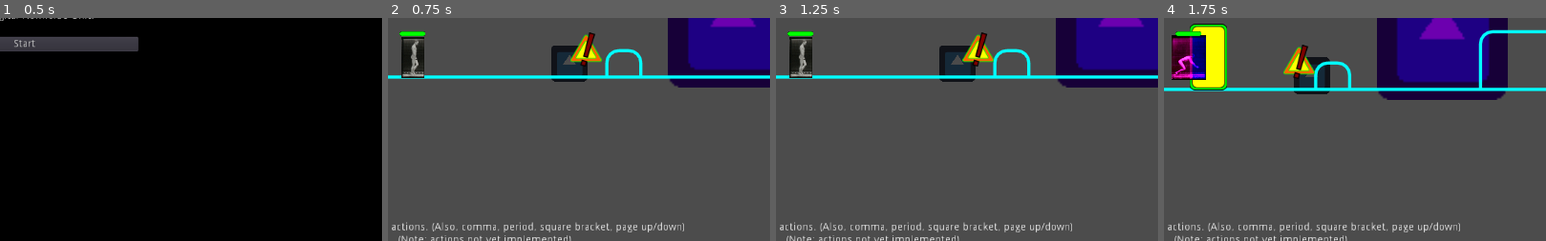
Above: before the commit, frames 1-4 (left to right).
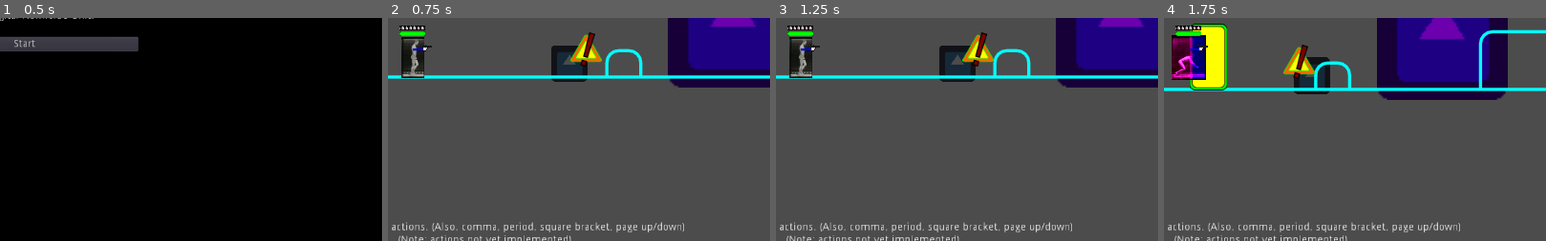
Above: after the commit, the same moments.

Repository: godot-wildlings/cyberpunk-jam-2019
Game: Godot game, scene res://Main.tscn
Same seed, same stepped clock (60 frames per second), same inputs: the game is played once before the commit and once after it. The engine's default icon, where the game draws it, is replaced by a stand-in: a white triangle on a blue panel in a dark square.
Inputs:
- Up to frame 1 (0.5 s): no input
- Up to frame 2 (0.75 s): click "Start" at 0.5 s
- Up to frame 3 (1.25 s): no input
- Up to frame 4 (1.75 s): tap Enter at 1.25 s; hold D (mv_right) from 1.28 s (still down); tap F (action_selected) at 1.35 s; tap Space (jump) at 1.52, 1.55 s
The pictures show only the part of the screen within x 47-97%, y 41-91%; the shares and areas given below are measured in that part.

Frame 1 is identical in both runs. In frame 2, 0.2% of the frame differs, in the area x 3-12%, y 3-15%; in frame 3, 0.2%; in frame 4, 0.2%.

Commit message:
Added gun and some noises

Diff:
--- /dev/null
+++ b/Bullet.gd
@@ -0,0 +1,44 @@
+extends Area2D
+
+# Declare member variables here. Examples:
+var speed : float = 400.0
+var velocity
+#var direction : int = 1
+var ticks : int = 0
+export (Game.damage_types) var damage_type = Game.damage_types.physical
+export var damage : float = 25.0
+
+enum states { active, dead }
+var state = states.active
+
+# Called when the node enters the scene tree for the first time.
+func _ready():
+	pass
+
+func start(pos, vel, rot):
+	set_as_toplevel(true)
+	set_global_position(pos)
+	velocity = vel
+	speed = vel.length()
+	set_global_rotation(rot)
+	$AnimationPlayer.play("shoot") # muzzle flash
+
+func _process(delta):
+	ticks += 1
+	if ticks > 1:
+		set_global_position(get_global_position() + velocity * delta)
+
+func die():
+	call_deferred("queue_free")
+
+func _on_Bullet_body_entered(body):
+	if ticks > 1 and state == states.active:
+		if body.has_method("hit"):
+			body.hit(damage, damage_type)
+			state = states.dead
+			die()
+		else: # hit a wall
+			$ThudNoise.play()
+			$Sprite.hide()
+			yield($ThudNoise, "finished")
+			die()
--- a/Enemy.gd
+++ b/Enemy.gd
@@ -15,6 +15,20 @@
 
 enum melee_weapon_states { reloading, ready }
 var melee_weapon_state = melee_weapon_states.reloading
+
+export var max_health : float = 50.0
+var health : float = max_health
+
+#warning-ignore:unused_class_variable
+var damage_types = Game.damage_types
+export var damage_reduction : Dictionary = { # zero to one
+		damage_types.physical : 0,
+		damage_types.electrical : 0,
+		damage_types.fire : 0,
+		damage_types.acid : 0,
+		damage_types.poison : 0,
+		damage_types.cold : 0
+}
 
 # Called when the node enters the scene tree for the first time.
 func _ready():
@@ -51,3 +65,20 @@
 
 func _on_ReloadTimer_timeout():
 	melee_weapon_state = melee_weapon_states.ready
+
+func hit(damage, damage_type):
+	$AnimationPlayer.play("hit")
+	var hits = $SFX/hits.get_children()
+	var rand_hit = hits[randi()%$SFX/hits.get_child_count()]
+	rand_hit.play()
+	health -= damage * (1-damage_reduction[damage_type])
+	if health <= 0:
+		die()
+
+func die():
+	state = states.dead
+
+	$AnimationPlayer.play("die")
+	yield($AnimationPlayer, "animation_finished")
+
+	call_deferred("queue_free")
--- a/Game.gd
+++ b/Game.gd
@@ -17,6 +17,7 @@
 	cold
 }
 
+#warning-ignore:unused_class_variable
 var damage_type_names : Dictionary = {
 	damage_types.physical : "physical",
 	damage_types.fire : "fire",
--- a/NPCs/Enemies/Enemy.tscn
+++ b/NPCs/Enemies/Enemy.tscn
@@ -1,10 +1,45 @@
-[gd_scene load_steps=4 format=2]
+[gd_scene load_steps=8 format=2]
 
 [ext_resource path="res://Enemy.gd" type="Script" id=1]
 [ext_resource path="res://NPCs/Enemies/warning.png" type="Texture" id=2]
+[ext_resource path="res://NPCs/Enemies/oof.wav" type="AudioStream" id=3]
+[ext_resource path="res://NPCs/Enemies/ow.wav" type="AudioStream" id=4]
 
 [sub_resource type="RectangleShape2D" id=1]
 extents = Vector2( 22.4294, 25.1545 )
+
+[sub_resource type="Animation" id=3]
+resource_name = "die"
+length = 0.5
+tracks/0/type = "value"
+tracks/0/path = NodePath("Sprite:rotation_degrees")
+tracks/0/interp = 1
+tracks/0/loop_wrap = true
+tracks/0/imported = false
+tracks/0/enabled = true
+tracks/0/keys = {
+"times": PoolRealArray( 0, 0.2 ),
+"transitions": PoolRealArray( 1, 1 ),
+"update": 0,
+"values": [ 0.0, 90.0 ]
+}
+
+[sub_resource type="Animation" id=2]
+resource_name = "hit"
+length = 0.3
+step = 0.05
+tracks/0/type = "value"
+tracks/0/path = NodePath("Sprite:self_modulate")
+tracks/0/interp = 1
+tracks/0/loop_wrap = true
+tracks/0/imported = false
+tracks/0/enabled = true
+tracks/0/keys = {
+"times": PoolRealArray( 0, 0.05, 0.25, 0.3 ),
+"transitions": PoolRealArray( 1, 1, 1, 1 ),
+"update": 0,
+"values": [ Color( 1, 1, 1, 1 ), Color( 1, 0, 0, 1 ), Color( 1, 0, 0, 1 ), Color( 1, 1, 1, 1 ) ]
+}
 
 [node name="Enemy" type="KinematicBody2D"]
 collision_layer = 2
@@ -21,5 +56,19 @@
 one_shot = true
 
 [node name="ReloadTimer" type="Timer" parent="."]
+
+[node name="AnimationPlayer" type="AnimationPlayer" parent="."]
+anims/die = SubResource( 3 )
+anims/hit = SubResource( 2 )
+
+[node name="SFX" type="Node2D" parent="."]
+
+[node name="hits" type="Node2D" parent="SFX"]
+
+[node name="OofNoise" type="AudioStreamPlayer2D" parent="SFX/hits"]
+stream = ExtResource( 3 )
+
+[node name="OwNoise" type="AudioStreamPlayer2D" parent="SFX/hits"]
+stream = ExtResource( 4 )
 [connection signal="timeout" from="DecisionTimer" to="." method="_on_DecisionTimer_timeout"]
 [connection signal="timeout" from="ReloadTimer" to="." method="_on_ReloadTimer_timeout"]
--- a/Player/Player.gd
+++ b/Player/Player.gd
@@ -58,8 +58,8 @@
 var max_health : float = 100.0
 var health : float = max_health
 
-var max_ammo : int = 100
-var ammo : int = max_ammo
+var max_ammo : float = 16
+var ammo : float = max_ammo
 
 var damage_types = Game.damage_types
 var damage_reduction : Dictionary = { # zero to one
@@ -131,6 +131,8 @@
 		flip = true
 	for sprite in sprites:
 		sprite.set_flip_h(flip)
+
+	$Gun.set_scale(Vector2(abs($Gun.get_scale().x) * direction, $Gun.get_scale().y))
 
 func land():
 	jump_num = 0
@@ -238,6 +240,18 @@
 	elif actions[action_num] == "knock":
 		print("knock")
 
+	elif actions[action_num] == "shoot":
+		shoot()
+
+func shoot():
+	if ammo > 0:
+		if has_node("Gun") and get_node("Gun").has_method("shoot"):
+			get_node("Gun").shoot()
+			ammo -= 1
+			$AmmoBar.set_value(ammo/max_ammo * 100)
+
+
+
 
 func interact_with_object(object):
 	if object.has_method("interact"):
@@ -254,6 +268,7 @@
 		time_of_jump = time_elapsed
 		modulate_sprites(Color.magenta + Color(0.5, 0.5, 0.5))
 		animation_player.play("jump")
+		$SFX/huNoise.play()
 		jump_velocity = Vector2.UP * jump_speed
 
 func climb(): # switch to a higher platform
@@ -263,6 +278,7 @@
 	ray.position = Vector2.UP * character_height/2
 	ray.set_cast_to(Vector2.UP * distance_between_platforms)
 	if ray.is_colliding() and ray.get_collider() is StaticBody2D:
+		$SFX/hooahNoise.play()
 		move_to_platform(ray.get_collider())
 
 func drop(): # switch to a lower platform
@@ -280,6 +296,7 @@
 		var distance_between_platforms = 150
 		ray.set_cast_to(Vector2.DOWN * distance_between_platforms)
 		if ray.is_colliding() and ray.get_collider() is StaticBody2D:
+			$SFX/huhNoise.play()
 			move_to_platform(ray.get_collider())
 
 func move_to_platform(platform):
@@ -326,6 +343,7 @@
 
 func add_ammo(amount: int):
 	ammo = min(ammo + amount, max_ammo)
+	$AmmoBar.set_value(ammo/max_ammo * 100)
 
 func _on_HitstunTimer_timeout():
 	modulate_sprites(Color.white)
--- a/Player/Player.tscn
+++ b/Player/Player.tscn
@@ -7,6 +7,12 @@
 [ext_resource path="res://Player/PlayerHUD.tscn" type="PackedScene" id=5]
 [ext_resource path="res://Player/health-red.png" type="Texture" id=6]
 [ext_resource path="res://Player/health-green.png" type="Texture" id=7]
+[ext_resource path="res://Player/ammo_back.png" type="Texture" id=8]
+[ext_resource path="res://Player/ammo_front.png" type="Texture" id=9]
+[ext_resource path="res://Weapons/PlayerGun.tscn" type="PackedScene" id=10]
+[ext_resource path="res://Player/hooah.wav" type="AudioStream" id=11]
+[ext_resource path="res://Player/huh.wav" type="AudioStream" id=12]
+[ext_resource path="res://Player/hu.wav" type="AudioStream" id=13]
 
 [sub_resource type="RectangleShape2D" id=1]
 extents = Vector2( 17.9254, 18.9475 )
@@ -341,4 +347,29 @@
 value = 100.0
 texture_under = ExtResource( 6 )
 texture_progress = ExtResource( 7 )
+
+[node name="AmmoBar" type="TextureProgress" parent="."]
+margin_left = -17.6665
+margin_top = -42.7376
+margin_right = 204.333
+margin_bottom = 6.26243
+rect_scale = Vector2( 0.157489, 0.131796 )
+value = 100.0
+texture_under = ExtResource( 8 )
+texture_progress = ExtResource( 9 )
+
+[node name="Gun" parent="." instance=ExtResource( 10 )]
+position = Vector2( 1.41703, -10.9583 )
+scale = Vector2( 0.140732, 0.140732 )
+
+[node name="SFX" type="Node2D" parent="."]
+
+[node name="hooahNoise" type="AudioStreamPlayer2D" parent="SFX"]
+stream = ExtResource( 11 )
+
+[node name="huhNoise" type="AudioStreamPlayer2D" parent="SFX"]
+stream = ExtResource( 12 )
+
+[node name="huNoise" type="AudioStreamPlayer2D" parent="SFX"]
+stream = ExtResource( 13 )
 [connection signal="timeout" from="HitstunTimer" to="." method="_on_HitstunTimer_timeout"]
--- a/Player/PlayerHUD.gd
+++ b/Player/PlayerHUD.gd
@@ -7,7 +7,7 @@
 func _ready():
 	action_labels = $Actions.get_children()
 
-# Called every frame. 'delta' is the elapsed time since the previous frame.
+#warning-ignore:unused_argument
 func _process(delta):
 	for label in action_labels:
 		if label == action_labels[Game.player.current_action]:
--- /dev/null
+++ b/Projectiles/Bullet.tscn
@@ -0,0 +1,44 @@
+[gd_scene load_steps=6 format=2]
+
+[ext_resource path="res://Bullet.gd" type="Script" id=1]
+[ext_resource path="res://Projectiles/bullet.png" type="Texture" id=2]
+[ext_resource path="res://Projectiles/thud.wav" type="AudioStream" id=3]
+
+[sub_resource type="RectangleShape2D" id=2]
+extents = Vector2( 47.3791, 7.26207 )
+
+[sub_resource type="Animation" id=1]
+resource_name = "shoot"
+length = 0.2
+tracks/0/type = "value"
+tracks/0/path = NodePath("Sprite:frame")
+tracks/0/interp = 1
+tracks/0/loop_wrap = true
+tracks/0/imported = false
+tracks/0/enabled = true
+tracks/0/keys = {
+"times": PoolRealArray( 0, 0.1 ),
+"transitions": PoolRealArray( 1, 1 ),
+"update": 1,
+"values": [ 0, 1 ]
+}
+
+[node name="Bullet" type="Area2D"]
+scale = Vector2( 0.5, 0.5 )
+script = ExtResource( 1 )
+
+[node name="Sprite" type="Sprite" parent="."]
+position = Vector2( -0.514053, -2.82727 )
+texture = ExtResource( 2 )
+hframes = 2
+frame = 1
+
+[node name="CollisionShape2D" type="CollisionShape2D" parent="."]
+shape = SubResource( 2 )
+
+[node name="AnimationPlayer" type="AnimationPlayer" parent="."]
+anims/shoot = SubResource( 1 )
+
+[node name="ThudNoise" type="AudioStreamPlayer2D" parent="."]
+stream = ExtResource( 3 )
+[connection signal="body_entered" from="." to="." method="_on_Bullet_body_entered"]
--- a/Scenery/Door.tscn
+++ b/Scenery/Door.tscn
@@ -36,8 +36,7 @@
 "values": [ Color( 1, 1, 1, 1 ), Color( 1, 1, 1, 0 ) ]
 }
 
-[sub_resource type="Animation" id=1]
-resource_name = "interact"
+[sub_resource type="Animation" id=3]
 length = 0.6
 tracks/0/type = "value"
 tracks/0/path = NodePath("InteractionSprite:visible")
@@ -52,8 +51,7 @@
 "values": [ false, true, true, false ]
 }
 
-[sub_resource type="Animation" id=2]
-resource_name = "reveal"
+[sub_resource type="Animation" id=4]
 tracks/0/type = "value"
 tracks/0/path = NodePath("Sprite:visible")
 tracks/0/interp = 1
@@ -79,8 +77,7 @@
 "values": [ Color( 1, 1, 1, 0 ), Color( 1, 1, 1, 1 ), Color( 1, 1, 1, 1 ), Color( 1, 1, 1, 0 ) ]
 }
 
-[sub_resource type="Animation" id=4]
-resource_name = "show"
+[sub_resource type="Animation" id=5]
 length = 0.5
 tracks/0/type = "value"
 tracks/0/path = NodePath("Sprite:visible")
@@ -130,13 +127,13 @@
 texture = ExtResource( 3 )
 
 [node name="CollisionShape2D" type="CollisionShape2D" parent="."]
-shape = SubResource( 5 )
+shape = SubResource( 1 )
 
 [node name="AnimationPlayer" type="AnimationPlayer" parent="."]
-anims/hide = SubResource( 3 )
-anims/interact = SubResource( 1 )
-anims/reveal = SubResource( 2 )
-anims/show = SubResource( 4 )
+anims/hide = SubResource( 2 )
+anims/interact = SubResource( 3 )
+anims/reveal = SubResource( 4 )
+anims/show = SubResource( 5 )
 
 [node name="InteractionSprite" type="Sprite" parent="."]
 visible = false
--- a/Scenery/InteractiveObject.gd
+++ b/Scenery/InteractiveObject.gd
@@ -16,7 +16,9 @@
 	connect_signals()
 
 func connect_signals():
+	#warning-ignore:return_value_discarded
 	connect("body_entered", self, "_on_InteractiveObject_body_entered")
+	#warning-ignore:return_value_discarded
 	connect("body_exited", self, "_on_InteractiveObject_body_exited")
 
 
--- /dev/null
+++ b/Weapons/PlayerGun.gd
@@ -0,0 +1,23 @@
+extends Node2D
+
+export var bullet_scene : PackedScene
+var shooter
+var bullet_speed : float = 400.0
+
+func _ready():
+	shooter = get_parent()
+
+# Called every frame. 'delta' is the elapsed time since the previous frame.
+#func _process(delta):
+#	pass
+
+
+func shoot():
+	spawn_bullet()
+	$AudioStreamPlayer2D.play()
+
+func spawn_bullet():
+	var new_bullet = bullet_scene.instance()
+	$Bullets.add_child(new_bullet)
+	new_bullet.set_as_toplevel(true)
+	new_bullet.start($Muzzle.get_global_position(), Vector2.RIGHT * shooter.direction * bullet_speed, 0)
--- /dev/null
+++ b/Weapons/PlayerGun.tscn
@@ -0,0 +1,22 @@
+[gd_scene load_steps=5 format=2]
+
+[ext_resource path="res://Weapons/PlayerGun.gd" type="Script" id=1]
+[ext_resource path="res://Projectiles/Bullet.tscn" type="PackedScene" id=2]
+[ext_resource path="res://Weapons/gun1.png" type="Texture" id=3]
+[ext_resource path="res://Weapons/blam.wav" type="AudioStream" id=4]
+
+[node name="Gun" type="Node2D"]
+script = ExtResource( 1 )
+bullet_scene = ExtResource( 2 )
+
+[node name="Sprite" type="Sprite" parent="."]
+position = Vector2( 81.5335, -10.8711 )
+texture = ExtResource( 3 )
+
+[node name="Muzzle" type="Position2D" parent="."]
+position = Vector2( 174.774, -28.8503 )
+
+[node name="Bullets" type="Node2D" parent="."]
+
+[node name="AudioStreamPlayer2D" type="AudioStreamPlayer2D" parent="."]
+stream = ExtResource( 4 )
Not shown, added: NPCs/Enemies/oof.wav.import
Not shown, added: NPCs/Enemies/ow.wav.import
Not shown: 1 places in Player/Player.tscn that only renumber resources
Binary file added: Player/ammo_back.png
Not shown, added: Player/ammo_back.png.import
Binary file added: Player/ammo_front.png
Not shown, added: Player/ammo_front.png.import
Not shown, added: Player/hooah.wav.import
Not shown, added: Player/hu.wav.import
Not shown, added: Player/huh.wav.import
Binary file added: Projectiles/bullet.png
Not shown, added: Projectiles/bullet.png.import
(and 14 more such lines)
